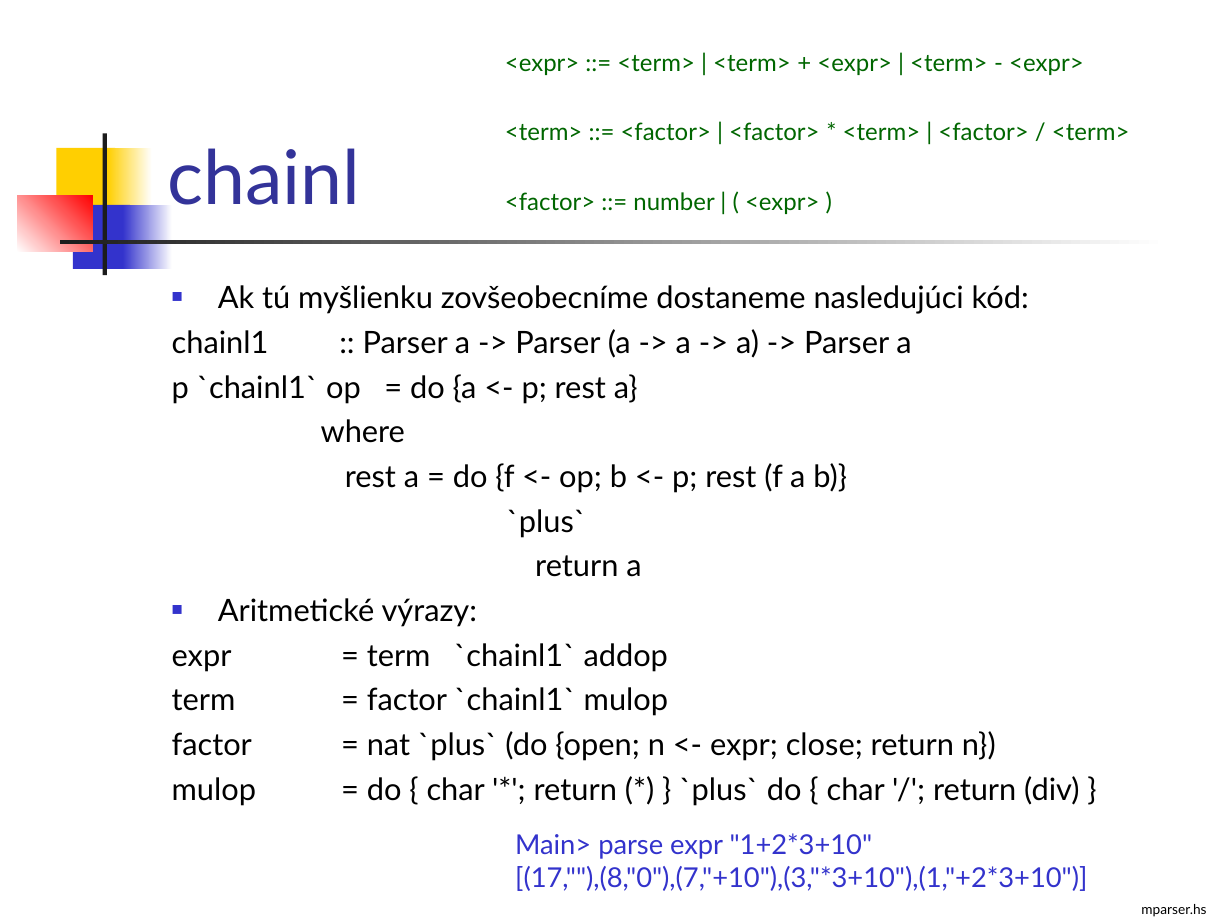
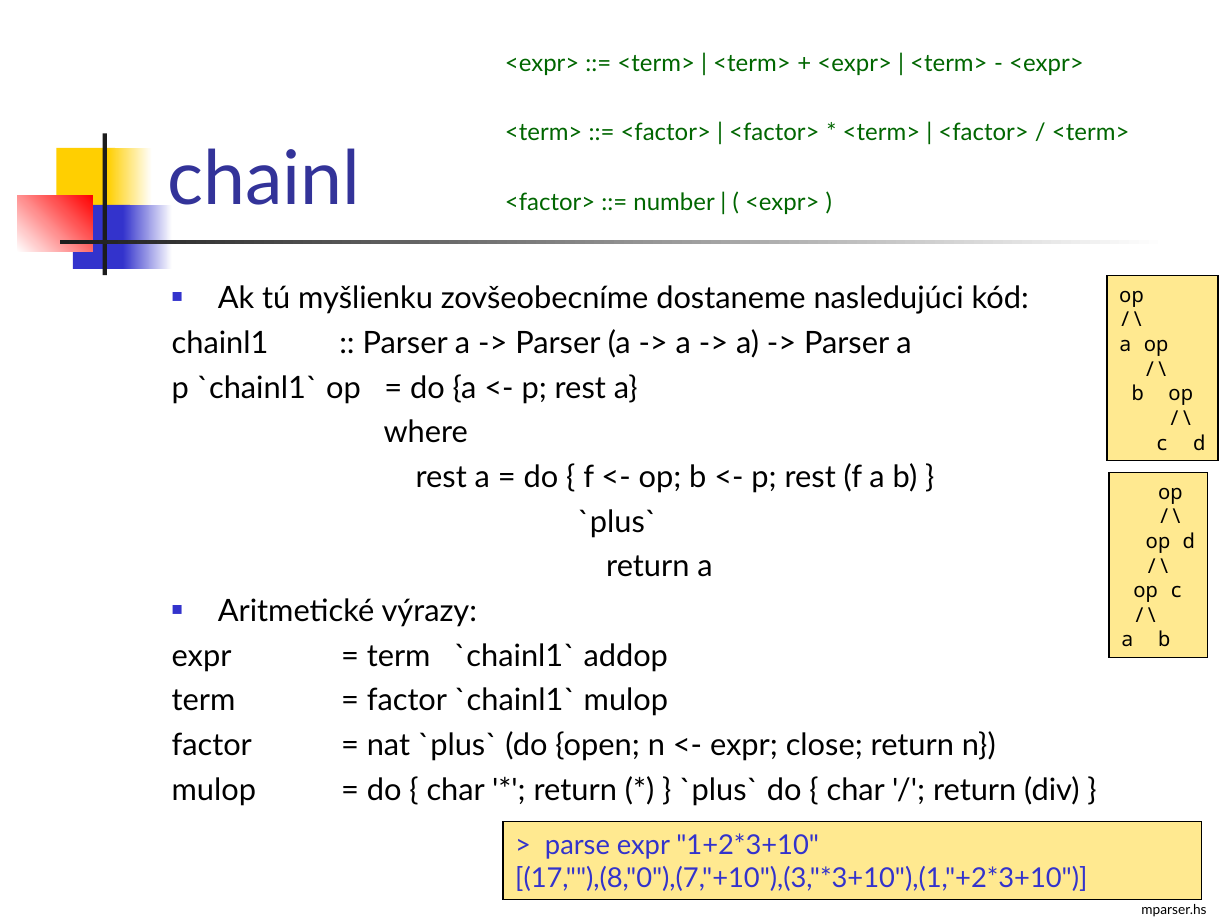
Before and after one commit to Funkcionalne/Prednasky, a slide deck: slide 18 of 10/10_fpro.ppt (slide 17 before the commit). Drawn at 1232x924 pixels with LibreOffice and Linux fonts; fonts in the diff are those of the drawing. Boxes give left, top, right and bottom in pixels: in the first picture for what was removed or moved away, otherwise in the second. Text is boxed around its words. In the diff, an @@ line names an element or a change of style, - is before the commit and + after.

```diff
--- a/10/10_fpro.ppt
+++ b/10/10_fpro.ppt
@@ rectangle added at box(1108, 276, 1218, 461), fill #FFE990, outline #000000 0.74 pt, 12 pt, text #000000 @@
+op
+/\
+a op
+/\
+b op
+/\
+c d
@@ text at box(416, 463, 918, 493): spaces changed @@
-rest a = do {f <- op; b <- p; rest (f a b)}
+rest a = do { f <- op; b <- p; rest (f a b) }
@@ rectangle added at box(1109, 472, 1207, 657), fill #FFE990, outline #000000 0.74 pt, 12 pt, text #000000 @@
+op
+/\
+op d
+/\
+op c
+/\
+a b
@@ rectangle "> parse expr "1+2*3+10"": place and size @@
-rectangle "> parse expr "1+2*3+10"" at box(515, 833, 1087, 891)
+rectangle "> parse expr "1+2*3+10"" at box(503, 822, 1201, 901)
@@ rectangle "> parse expr "1+2*3+10"" at box(503, 822, 1201, 901): fill none to #FFE990; outline none to #000000 0.74 pt @@
@@ text in rectangle at box(545, 833, 819, 859): text changed @@
-Main> parse expr "1+2*3+10"
+> parse expr "1+2*3+10"
```
Also in this commit, not shown: 22 other slides changed, 2 slides added, 2 other files.
